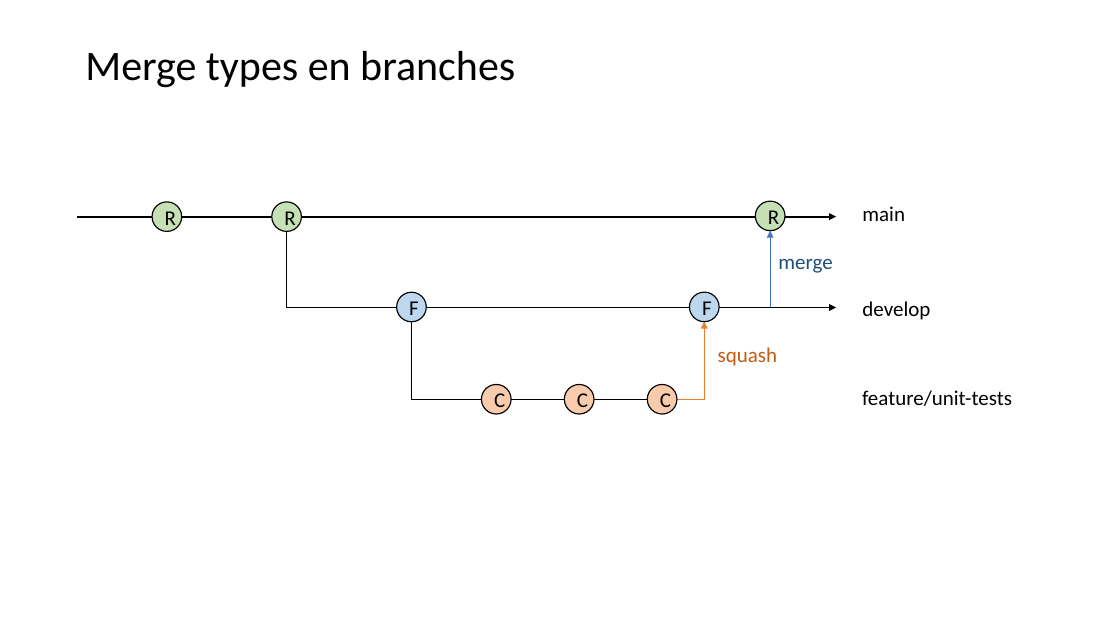
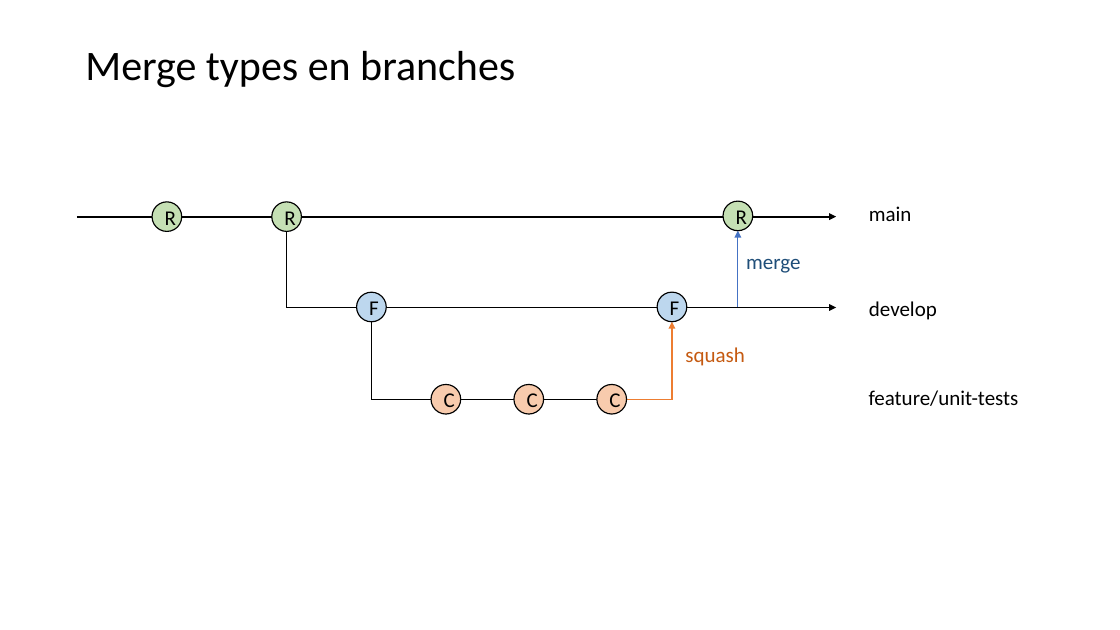
Before and after one commit to LFKoning/knowledge-sharing, a slide deck: slide 60 of git_course/1_basics/git_basic.pptx. Drawn at 1120x630 pixels with LibreOffice and Linux fonts; fonts in the diff are those of the drawing. Boxes give left, top, right and bottom in pixels: in the first picture for what was removed or moved away, otherwise in the second. Text is boxed around its words. In the diff, an @@ line names an element or a change of style, - is before the commit and + after.

```diff
--- a/git_course/1_basics/git_basic.pptx
+++ b/git_course/1_basics/git_basic.pptx
@@ 1 ellipse, 1 text, 1 arrow: place and size @@
-1 ellipse, 1 text, 1 arrow at bbox=[755, 201, 832, 307]
+1 ellipse, 1 text, 1 arrow at bbox=[723, 201, 800, 307]
@@ ellipse "F": place and size @@
-ellipse "F" at bbox=[397, 292, 426, 322]
+ellipse "F" at bbox=[357, 292, 386, 322]
@@ ellipse "F": place and size @@
-ellipse "F" at bbox=[690, 292, 719, 322]
+ellipse "F" at bbox=[657, 292, 686, 322]
@@ elbow arrow moved from (412, 322) - (662, 399) to (371, 322) - (622, 399) @@
@@ elbow arrow moved from (677, 399) - (704, 322) to (627, 399) - (672, 322) @@
@@ text "squash": place and size @@
-text "squash" at bbox=[718, 347, 778, 366]
+text "squash" at bbox=[685, 347, 745, 366]
@@ 3 ellipses: place and size @@
-3 ellipses at bbox=[481, 385, 677, 414]
+3 ellipses at bbox=[431, 385, 627, 414]
@@ 3 texts: place and size @@
-3 texts at bbox=[862, 206, 1012, 406]
+3 texts at bbox=[869, 206, 1019, 406]
```
Also in this commit, not shown: 3 other slides changed, 2 slides added, 1 other file.
